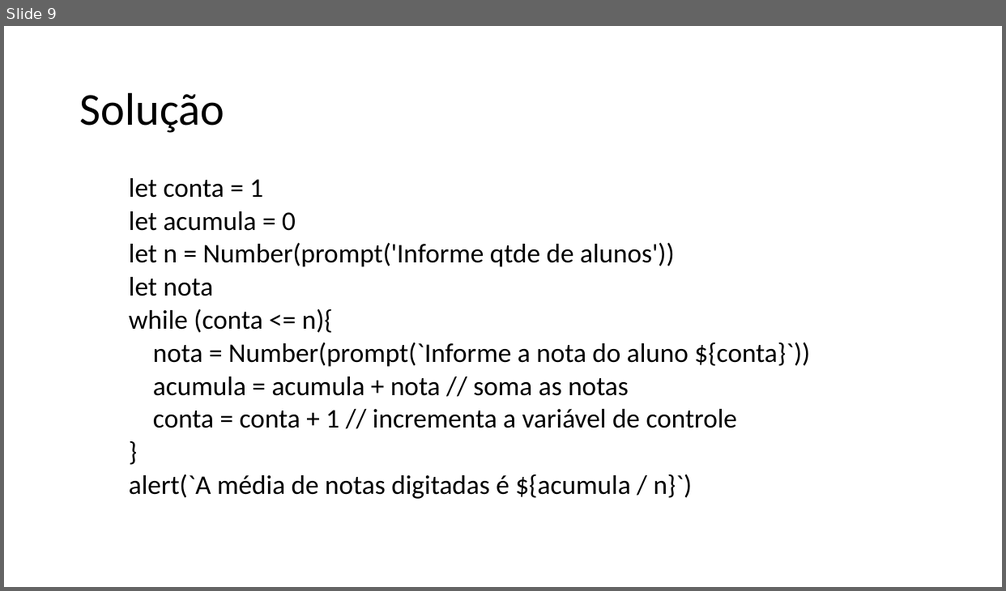
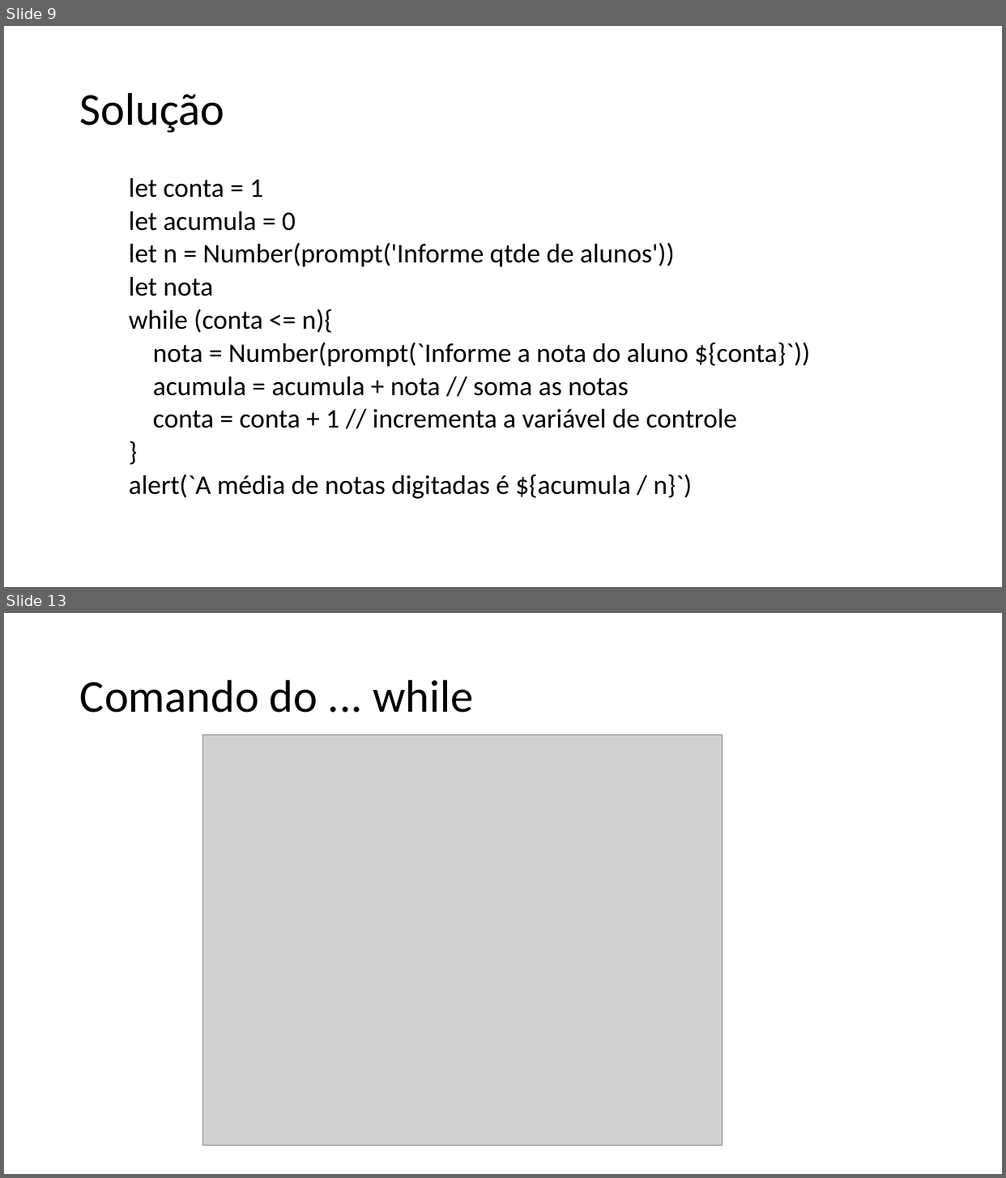
Before and after one commit to dfpires/lingprog-20242, a slide deck: slides/Estrutura de Repetição em Java Script.pptx. Shown one above the other, each under a label of ours: slide 9 before the commit, slides 9 and 13 after it; the slides between them are not shown. The pictures are 1006x591 and 1006x1178 pixels, drawn with LibreOffice and Linux fonts; fonts in the diff are those of the drawing; grey boxes stand for pictures. Boxes give left, top, right and bottom in pixels: in the first picture for what was removed or moved away, otherwise in the second. Text is boxed around its words. In the diff, an @@ line names an element or a change of style, - is before the commit and + after.

```diff
--- a/slides/Estrutura de Repetição em Java Script.pptx
+++ b/slides/Estrutura de Repetição em Java Script.pptx
@@ slide 13 added at <box>4,613,1002,1174</box>, background #FFFFFF @@
@@ title added at <box>80,679,473,713</box>, 44 pt, text #000000 @@
+Comando do ... while
@@ picture added at <box>203,735,722,1146</box> @@
```
Also in this commit, not shown: 3 other slides added.
